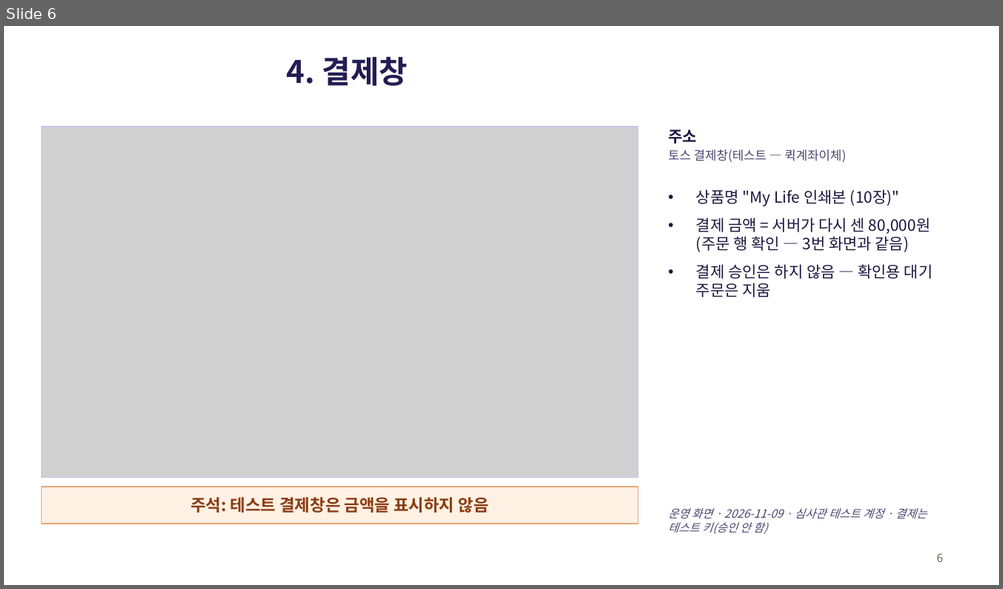
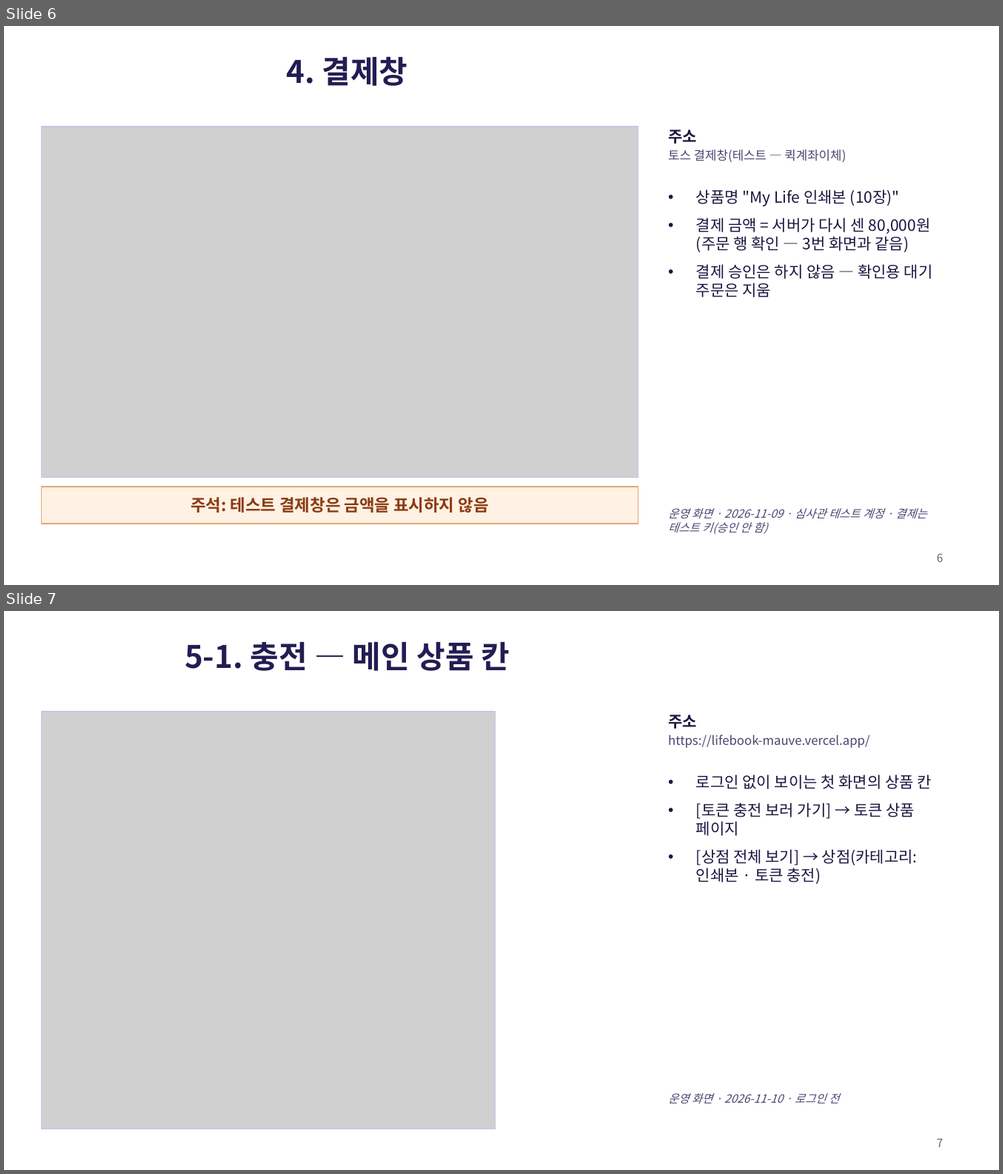
Before and after one commit to sml122900/lifebook, a slide deck: docs/toss/lifebook-결제경로.pptx. Shown one above the other, each under a label of ours: slide 6 before the commit, slides 6 and 7 after it. The pictures are 1003x589 and 1003x1174 pixels, drawn with LibreOffice and Linux fonts; fonts in the diff are those of the drawing; grey boxes stand for pictures. Boxes give left, top, right and bottom in pixels: in the first picture for what was removed or moved away, otherwise in the second. Text is boxed around its words. In the diff, an @@ line names an element or a change of style, - is before the commit and + after.

```diff
--- a/docs/toss/lifebook-결제경로.pptx
+++ b/docs/toss/lifebook-결제경로.pptx
@@ slide 7 added at bbox=[4, 611, 999, 1170], background #FFFFFF @@
@@ title added at bbox=[185, 641, 509, 671], 30 pt, text #221D52, bold @@
+5-1. 충전 — 메인 상품 칸
@@ picture added at bbox=[41, 712, 495, 1130] @@
@@ rectangle added at bbox=[41, 712, 495, 1130], outline #C9C3E8 1 pt @@
@@ text added at bbox=[668, 715, 930, 884], 15 pt, text #1B1640 @@
+주소
+https://lifebook-mauve.vercel.app/
+• 로그인 없이 보이는 첫 화면의 상품 칸
+• [토큰 충전 보러 가기] → 토큰 상품 페이지
+• [상점 전체 보기] → 상점(카테고리: 인쇄본 · 토큰 충전)
@@ text added at bbox=[668, 1093, 839, 1104], 11 pt, text #4A4470, italic @@
+운영 화면 · 2026-11-10 · 로그인 전
@@ page number added at bbox=[936, 1139, 943, 1147], 11 pt, text #6E655B @@
+7
```
Also in this commit, not shown: 3 other slides added, 2 other files.
